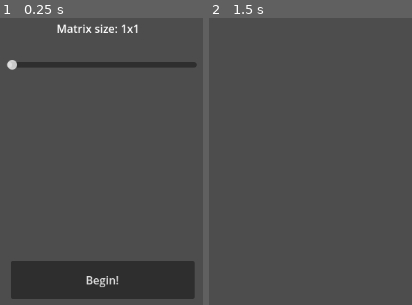
Above: before the commit, frames 1-2 (left to right).
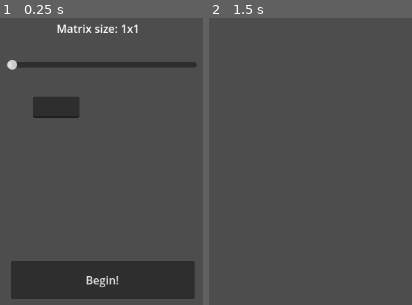
Above: after the commit, the same moments.

Repository: i-eye/Matrix
Game: Godot game, scene res://main.tscn
Same seed, same stepped clock (60 frames per second), same inputs: the game is played once before the commit and once after it.
Inputs:
- Up to frame 1 (0.25 s): no input
- Up to frame 2 (1.5 s): click "Begin!" at 0.5 s; tap Enter at 1.25 s

The runs differ from the first frame. In frame 1, 1.7% of the frame differs, in the area x 16-39%, y 27-35%; in frame 2, nothing differs.

Commit message:
commit 2
Added matrix editor.

Diff:
--- a/main.gd
+++ b/main.gd
@@ -1,12 +1,38 @@
+# TODO: 1. make it so either all text from matrix is removed when changing size
+# or make it so LineEdit stay in their current positions when adding more children
+# 2. center matrix
 extends Node2D
 
+# Stores the previous size of the Matrix (side length)
+var prevSize: int = 1
 
 func _on_matrix_size_value_changed(size):
+	# change the text of the matrix size to fit with new value
 	size = $MatrixSize.value
 	$MatrixSizeText.text = "Matrix size: " + str(size) + "x" + str(size)
 
+	# when matrix size is changed, add/remove children of LineEdit as needed
+	$Matrix.columns = size
+	if size > prevSize:
+		# if new size is bigger, add children.
+		# since this is adding to an already exisiting matrix, e.g. 1x1
+		# only add needed children
+		for i in range(size*size - prevSize*prevSize):
+			addFromMatrix()
+		# opposite of adding
+	elif size < prevSize:
+		for i in range(prevSize*prevSize - size*size):
+			removeFromMatrix()
+	prevSize = size
+
+	# add children to matrix
+func addFromMatrix():
+	var newLineEdit = LineEdit.new()
+	$Matrix.add_child(newLineEdit)
+
+	# kill children from matrix
+func removeFromMatrix():
+	$Matrix.get_children().back().free()
 
 func _on_start_pressed():
 	get_tree().change_scene_to_file("res://calculating_screen.tscn")
-
-# TODO: Make matrix usable by adding text editor things idk
--- a/main.tscn
+++ b/main.tscn
@@ -34,6 +34,9 @@
 offset_right = 646.0
 offset_bottom = 402.0
 
+[node name="LineEdit" type="LineEdit" parent="Matrix"]
+layout_mode = 2
+
 [connection signal="value_changed" from="MatrixSize" to="." method="_on_matrix_size_value_changed"]
 [connection signal="size_flags_changed" from="MatrixSizeText" to="." method="_on_rich_text_label_size_flags_changed"]
 [connection signal="pressed" from="Start" to="." method="_on_start_pressed"]
